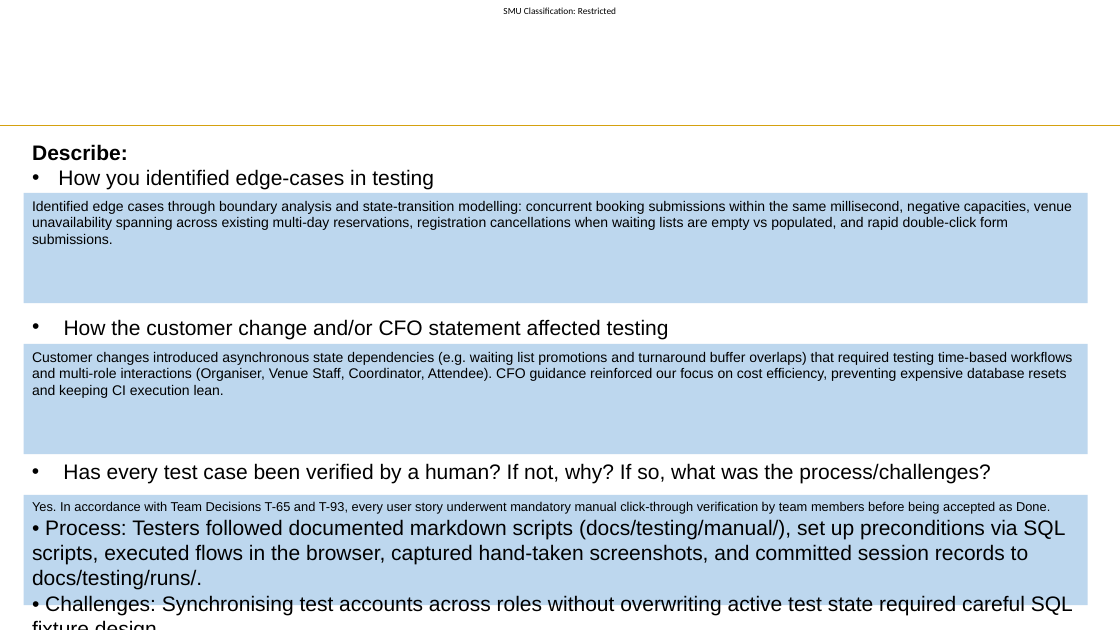
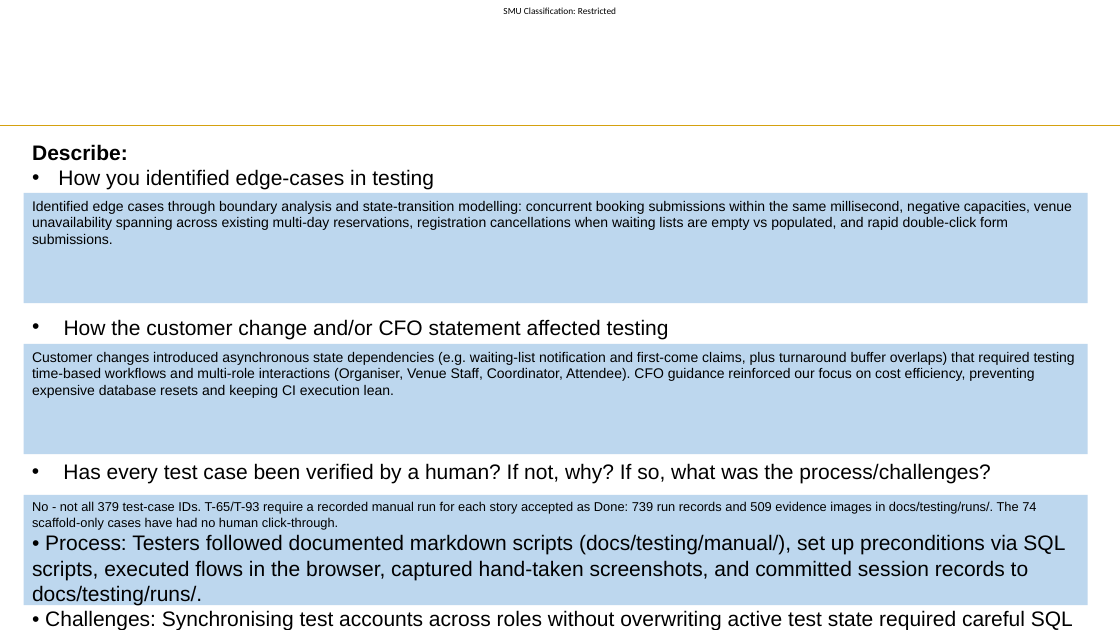
Before and after one commit to hongyime/sgConnectSphere2026, a slide deck: slide 11 of docs/slides/presentation/Week 11 Slide Template.pptx. Drawn at 1120x630 pixels with LibreOffice and Linux fonts; fonts in the diff are those of the drawing; background and template pictures are left out. Boxes give left, top, right and bottom in pixels: in the first picture for what was removed or moved away, otherwise in the second. Text is boxed around its words. In the diff, an @@ line names an element or a change of style, - is before the commit and + after.

Commit message:
docs(slides): correct Week 11 deck claims to match the repository
Reviewers found claims in the deck that do not hold against the code and
records. Rewrite them with traceable evidence instead of assertions.

- Index: cite the CAA 281026 exports that exist, point at
  docs/c4-diagrams.md and docs/architecture.md, update run records to 739
  and add the 509 evidence images.
- Customer change (most impact): drop the FIFO auto-promotion and claim
  window that the backlog contradicts (C-23, T-33, T-46); state notify-all
  then first-come, and name the real cancellation code and tests.
- Least impact: correct the module path to venueBooking/ and the frontend
  path to features/venue/.
- Testing: remove the CI coverage gate claim (no workflow runs coverage),
  replace the test counts with CI run 40901918683 on main eab9f898, and
  replace "zero technical debt" with the tracked follow-ups.
- Team table: add the sixth member and rebuild every row from PR authorship
  and git shortlog; contribution percentages now total 100%.

Not done: the ceremony recording links still have to come from the team, and
each member should confirm their own row.

```diff
--- a/docs/slides/presentation/Week 11 Slide Template.pptx
+++ b/docs/slides/presentation/Week 11 Slide Template.pptx
@@ text in rectangle at box(32, 352, 1034, 398): text changed @@
-Customer changes introduced asynchronous state dependencies (e.g. waiting list promotions and turnaround buffer overlaps) that required testing time-based workflows and multi-role interactions (Organiser, Venue Staff, Coordinator, Attendee). CFO guidance reinforced our focus on cost efficiency, preventing expensive database resets and keeping CI execution lean.
+Customer changes introduced asynchronous state dependencies (e.g. waiting-list notification and first-come claims, plus turnaround buffer overlaps) that required testing time-based workflows and multi-role interactions (Organiser, Venue Staff, Coordinator, Attendee). CFO guidance reinforced our focus on cost efficiency, preventing expensive database resets and keeping CI execution lean.
@@ text in rectangle at box(32, 501, 1036, 530): text changed @@
-Yes. In accordance with Team Decisions T-65 and T-93, every user story underwent mandatory manual click-through verification by team members before being accepted as Done.
+No - not all 379 test-case IDs. T-65/T-93 require a recorded manual run for each story accepted as Done: 739 run records and 509 evidence images in docs/testing/runs/. The 74 scaffold-only cases have had no human click-through.
```
Also in this commit, not shown: 7 other slides changed, 1 other file.
